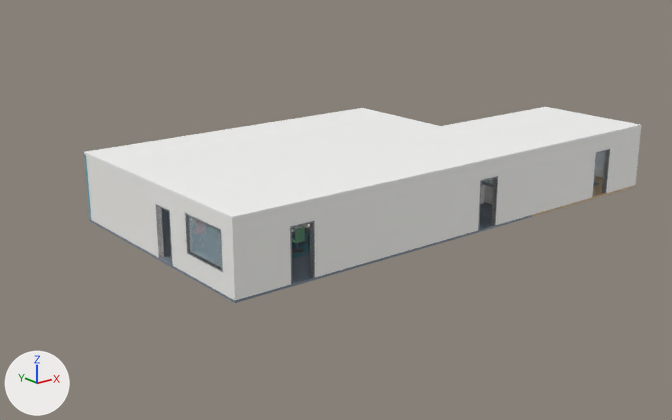
The Blender file compose/demo_floor.blend: old version first, new version second.
Both versions are drawn from a camera (50 mm lens) standing at (-16.28, -26.06, 12.88) and looking at (9.34, 5.96, 0.08). The axes (+X, +Y, +Z) are drawn at lower left. The lights are the same throughout. The picture after the commit comes second. Objects named as collision shapes, trigger or cutter boxes, shadow casters or lower levels of detail are left out.

Objects in the first picture: 'T00_Ceiling', 'T00_Floor', 'T00_Frames_W', 'T00_Wall_S', 'T00_Wall_W', 'T01_Ceiling', 'T01_Wall_S' and 12 more.
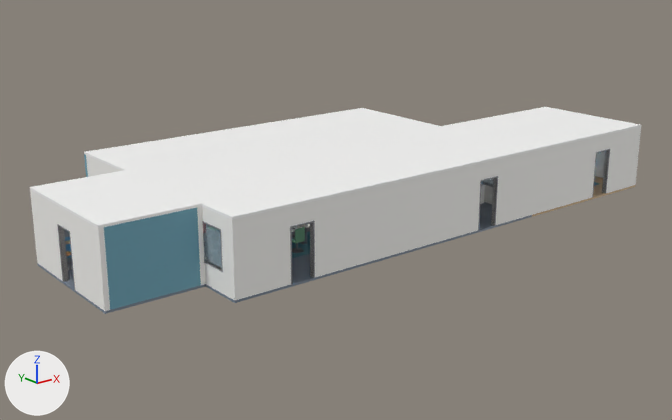
What differs and where, as boxes (x1, y1, x2, y2) in the pictures (672 x 420 px):
'T02_Wall_W', added (cyan): after (104, 208, 201, 310)
'T02_Ceiling', added: after (30, 170, 202, 228)
'T02_Wall_N', added: after (30, 190, 110, 311)
'T02_Floor', added: after (37, 263, 206, 314)
'T02_Wall_S', added: after (197, 206, 205, 285)
'T02_Frames_N', added: after (57, 224, 75, 290)
'T02_PhoneBooth_02', added (mostly hidden): after (64, 230, 72, 270)
'T00_Wall_W', unchanged, covered by the edit: (86, 155, 232, 299) in both

What changed in the scene script:
```text
Add ob_t02_wall_w:
    ob_t02_wall_w = bpy.data.objects.new('T02_Wall_W', me_wall_w_002)  # 24 vertices, 12 faces; spans x 0.0..0.2, y 0.2..3.8, z 0.0..3.0; in mat_wall_accent_002 (cyan #6fa6b8)
    ob_t02_wall_w.location = (0.0, 2.0, 0.0)
    ob_t02_wall_w.rotation_euler = (0.0, 0.0, 1.571)  # degrees (0, 0, 90)
Add ob_t02_wall_s:
    ob_t02_wall_s = bpy.data.objects.new('T02_Wall_S', me_wall_s_002)  # 144 vertices, 72 faces; spans x 0.0..6.0, y 0.0..0.2, z 0.0..3.0; in mat_wall_002 (white #f7f6f2)
    ob_t02_wall_s.location = (0.0, 2.0, 0.0)
    ob_t02_wall_s.rotation_euler = (0.0, 0.0, 1.571)  # degrees (0, 0, 90)
Add ob_t02_wall_n:
    ob_t02_wall_n = bpy.data.objects.new('T02_Wall_N', me_wall_n_002)  # 72 vertices, 36 faces; spans x 0.0..6.0, y 3.8..4.0, z 0.0..3.0; in mat_wall_002 (white #f7f6f2)
    ob_t02_wall_n.location = (0.0, 2.0, 0.0)
    ob_t02_wall_n.rotation_euler = (0.0, 0.0, 1.571)  # degrees (0, 0, 90)
Add ob_t02_phonebooth_02:
    ob_t02_phonebooth_02 = bpy.data.objects.new('T02_PhoneBooth_02', me_phonebooth_02)  # 652 vertices, 324 faces; spans x -0.6..0.6, y -0.65..0.65, z 0.0..2.22; in mat_fabric_grey (grey #b3b6bc), mat_panel_blue_002 (blue #59a0cb), mat_booth_felt (grey #959ba4), mat_glass_002 (blue #cbe7f3), mat_wood_light_002 (beige #ddc4a2), mat_light_emit_002 (white #fffcf3, glowing white #fff9ed), mat_metal_dark_002 (grey #76797c), mat_status_2_9_3_001 (green #7cf395, glowing green #82ff9c)
    ob_t02_phonebooth_02.location = (-3.15, 7.15, 0.0)
Add ob_t02_frames_n:
    ob_t02_frames_n = bpy.data.objects.new('T02_Frames_N', me_frames_n_001)  # 72 vertices, 36 faces; spans x 2.45..3.55, y 3.79..4.01, z 0.0..2.25; in mat_frame_002 (grey #898b90)
    ob_t02_frames_n.location = (0.0, 2.0, 0.0)
    ob_t02_frames_n.rotation_euler = (0.0, 0.0, 1.571)  # degrees (0, 0, 90)
Add ob_t02_floor:
    ob_t02_floor = bpy.data.objects.new('T02_Floor', me_floor_002)  # 24 vertices, 12 faces; spans x 0.0..6.0, y 0.0..4.0, z -0.1..0.0; in mat_floor_carpet_001 (greyish blue #7c8695)
    ob_t02_floor.location = (0.0, 2.0, 0.0)
    ob_t02_floor.rotation_euler = (0.0, 0.0, 1.571)  # degrees (0, 0, 90)
Add ob_t02_ceiling:
    ob_t02_ceiling = bpy.data.objects.new('T02_Ceiling', me_ceiling_002)  # 24 vertices, 12 faces; spans x 0.0..6.0, y 0.0..4.0, z 3.0..3.1; in mat_ceiling_002 (white #fafaf9)
    ob_t02_ceiling.location = (0.0, 2.0, 0.0)
    ob_t02_ceiling.rotation_euler = (0.0, 0.0, 1.571)  # degrees (0, 0, 90)
```
